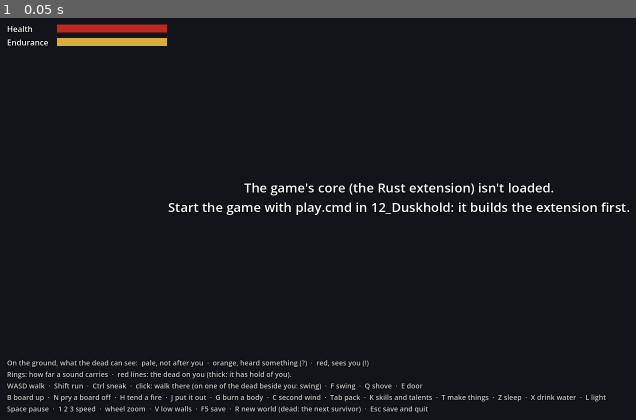
Above: before the commit, frame 1.
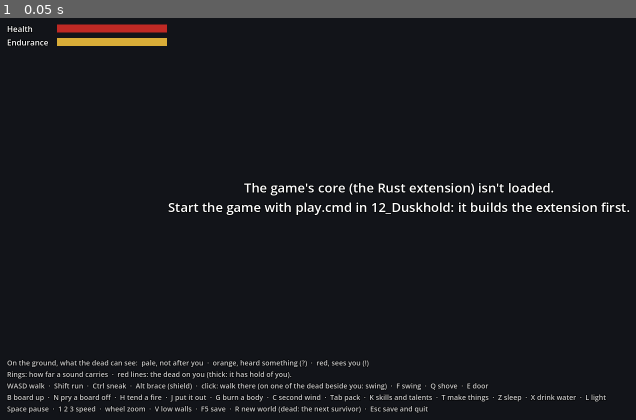
Above: after the commit, the same moment.

Repository: Mossenheimen/Duskhold
Game: Godot game, scene res://main.tscn
Same seed, same stepped clock (60 frames per second), same inputs: the game is played once before the commit and once after it.
Inputs:
- Up to frame 1 (0.05 s): no input

The runs differ from the first frame. In frame 1, 0.5% of the frame differs, in the area x 21-77%, y 90-93%.

Commit message:
Duskhold: shields
A shield is carried on the off arm, where a light would be held up, so
it's a shield or a torch. Hold Alt to brace behind it: slower, no
running, and a blow from ahead may be blocked (no wound, no hold) for
breath and wear; it breaks when worn through. A shove with a shield on
your arm is a bash that knocks down more often. Shield, the ninth skill,
learns from both and blocks more often. A wooden buckler is made from
planks and nails, or found in sheds; a better heater shield lies in the
tombs. Save format v19.

Co-Authored-By: Claude Opus 5.5 <noreply@anthropic.com>

Diff:
--- a/client/bag.gd
+++ b/client/bag.gd
@@ -20,6 +20,7 @@
 const LIGHT := 5
 const CURE := 6
 const OIL := 7
+const SHIELD := 8
 ## Numbers a stack takes, and a container's header, in DuskWorld's arrays.
 const STACK := 4
 const HEADER := 5
@@ -102,7 +103,8 @@
 	var coins: int = _dusk.coins()
 	var labels: PackedStringArray = _dusk.character_labels()
 	var rarity: PackedInt32Array = _dusk.character_rarity()
-	var pack := [hands, items, carried, light, stash, counter, coins, labels, rarity]
+	var shield: PackedInt32Array = _dusk.character_shield()
+	var pack := [hands, items, carried, light, stash, counter, coins, labels, rarity, shield]
 	if pack != _shown_pack:
 		_shown_pack = pack
 		_draw_pack(hands, items, carried, light, stash, counter, coins)
@@ -181,6 +183,10 @@
 	if light.size() >= 2:
 		var row := _row(_pack, "Held up: %s, lit (%d%% left)" % [_name(light[0]), roundi(light[1] / 10.0)])
 		_button(row, "Put out", func() -> void: _dusk.douse())
+	var shield: PackedInt32Array = _dusk.character_shield()
+	if shield.size() >= 2:
+		var row := _row(_pack, "On your arm: %s (%d%%)  ·  Alt to brace" % [_name(shield[0]), roundi(shield[1] / 10.0)])
+		_button(row, "Put away", func() -> void: _dusk.unshield())
 	var slot := -1
 	for i in range(0, items.size(), STACK):
 		slot += 1
@@ -196,6 +202,8 @@
 		match _kind(def):
 			WEAPON:
 				_button(row, "Wield", func() -> void: _wield(slot, def))
+			SHIELD:
+				_button(row, "Take up", func() -> void: _dusk.wield(slot, def))
 			BANDAGE:
 				_button(row, "Use", func() -> void: _dusk.use_item(slot, def))
 			FOOD:
--- a/client/hud.gd
+++ b/client/hud.gd
@@ -6,7 +6,7 @@
 const LINE_LIFE := 6.0  # seconds a line of news stays
 const FLASH_LIFE := 0.6
 
-const CONTROLS := "WASD walk  ·  Shift run  ·  Ctrl sneak  ·  click: walk there (on one of the dead be …(391 unchanged characters)…
+const CONTROLS := "WASD walk  ·  Shift run  ·  Ctrl sneak  ·  Alt brace (shield)  ·  click: walk there (on one of the dead be …(391 unchanged characters)…
 const LEGEND := "On the ground, what the dead can see:  pale, not after you  ·  orange, heard something (?)  ·  red, sees you (!)\nRings: how far a sound carries  ·  red lines: the dead on you (thick: it has hold of you)."
 
 ## The moodles, by DuskWorld.character_moodles() code: a name for each level, what it does to
@@ -46,6 +46,7 @@
 		["your aim, and how far you see, a little worse  ·  dress it: Tab",
 			"your aim and how far you see, worse  ·  dress it: Tab"], 0],
 	[["Sneaking"], ["slower, quieter, seen only from nearer  ·  from behind, a sneak attack  ·  Ctrl to stand"], -1],
+	[["Bracing"], ["blows from ahead may be blocked, for breath  ·  slower, no running  ·  let go of Alt"], -1],
 ]
 const SEVERITY: Array[Color] = [Color(0.95, 0.85, 0.45), Color(1.0, 0.6, 0.25), Color(1.0, 0.3, 0.25)]
 const RESTFUL := Color(0.6, 0.72, 1.0)
@@ -155,7 +156,7 @@
 		dead = "  ·  the dead %d%%" % roundi(pressure[0] / 10.0)
 	var weather: String = ["", "  ·  rain", "  ·  heavy rain"][clampi(rain, 0, 2)]
 	var inside := "" if place.is_empty() else "  ·  in %s" % place
-	_state.text = "DUSKHOLD  ·  new: sneaking\n%s%s%s  ·  Seed %d  ·  %d×%s%s" % [
+	_state.text = "DUSKHOLD  ·  new: shields\n%s%s%s  ·  Seed %d  ·  %d×%s%s" % [
 		time_of_day(clock), inside, weather, world_seed, speed, dead, _countdown(tolling)]
 	_paused.visible = paused
 
--- a/client/main.gd
+++ b/client/main.gd
@@ -11,7 +11,7 @@
 ## --shot=PATH save a picture after --shot-after=SECONDS (default 3) and quit;
 ## --do=S:ACTION,... press swing, shove, door, struggle, drop (the first thing in the pack),
 ## logs (take what's kept by the fire beside you), fire (tend it), smother, sleep, drink (from
-## water), light, skills (the panel), board or unboard S real seconds in;
+## water), light, skills (the panel), board or unboard, sneak, shield (take one up), brace S real seconds in;
 ## --news print the news too (for --headless); --hour=H start at that hour of the day;
 ## --save=PATH carry on from that save if it's there, and save to it.
 ##
@@ -123,6 +123,7 @@
 const CRAFTED := 80
 const BROKE_DOWN := 81
 const SNEAK_ATTACK := 83
+const BLOCKED := 85
 ## Rain streaks falling round the camera, by DuskWorld.rain() (dry, rain, heavy).
 const RAIN_DROPS := [0, 700, 1800]
 ## What your own timed actions are called, by DuskWorld.actor_actions() kind (5 on).
@@ -183,6 +184,7 @@
 var dread_told := {}  # when the news last told each level of dread, in seconds played
 var balked_at := -100.0  # when the news last said you balked, in seconds played
 var resisted_at := -100.0  # when the news last told of a blow on bone, in seconds played
+var blocked_at := -100.0  # when the news last told of a block, in seconds played
 var seen := PackedByteArray()  # per actor, whether you see it (DuskWorld.actor_seen())
 var actors: Array = []  # an ActorView per actor, in the core's order
 var me := -1  # the character's index in the actor arrays
@@ -473,6 +475,10 @@
 		craft.toggle()
 	elif event.is_action_pressed("sneak") and not dead:
 		dusk.set_sneaking(not dusk.is_sneaking())
+	elif event.is_action_pressed("brace") and not dead:
+		_brace(true)
+	elif event.is_action_released("brace"):
+		_brace(false)
 	elif event.is_action_pressed("low_walls"):
 		low_walls = not low_walls
 		map_view.set_low_walls(low_walls)
@@ -824,7 +830,10 @@
 					hud.say("You dropped %s." % _items(extra))
 			WIELDED:
 				if who == me:
-					hud.say("You took the %s in hand." % _item_name(extra))
+					var kinds: PackedInt32Array = dusk.item_kinds()
+					var shield := extra < kinds.size() and kinds[extra] == 8
+					hud.say(("You took up the %s on your arm. Hold Alt to brace behind it." if shield
+						else "You took the %s in hand.") % _item_name(extra))
 			WEAPON_BROKE:
 				if who == me:
 					hud.say("Your %s broke!" % _item_name(extra))
@@ -988,6 +997,10 @@
 			RISEN:
 				# Your old body: you'd want to know, seen or not.
 				hud.say("Midnight. %s's body rises as a revenant, in the gear it fell in." % dusk.actor_name(who))
+			BLOCKED:
+				if who == me and played - blocked_at > 3.0:
+					blocked_at = played
+					hud.say("You take the blow on your shield.")
 			SNEAK_ATTACK:
 				if who == me:
 					hud.say("A sneak attack! %s never knew you were there." % _a(target))
@@ -1043,6 +1056,14 @@
 						hud.say("The blow shatters bone!")
 					else:
 						hud.say("Your blow glances off the bones. Something blunt would shatter them.")
+
+
+## Alt, held: brace behind your shield (none on your arm, and the news says so).
+func _brace(on: bool) -> void:
+	if on and dusk.character_shield().size() < 2:
+		hud.say("You've no shield on your arm to brace behind. Take one up (Tab).")
+		return
+	dusk.set_bracing(on)
 
 
 ## Your dread reached a new level (the core's DREAD news): told as it rises, and when it lets go.
@@ -1384,6 +1405,7 @@
 		"smother_fire": [KEY_J],
 		"craft": [KEY_T],
 		"sneak": [KEY_CTRL],
+		"brace": [KEY_ALT],
 		"restart": [KEY_R],
 		"save": [KEY_F5],
 		"quit": [KEY_ESCAPE],
@@ -1472,6 +1494,15 @@
 				dusk.break_down()
 			"sneak":
 				dusk.set_sneaking(not dusk.is_sneaking())
+			"shield":  # take up the first shield in the pack
+				var items: PackedInt32Array = dusk.character_items()
+				var kinds: PackedInt32Array = dusk.item_kinds()
+				for k in range(0, items.size() - 3, 4):
+					if items[k] < kinds.size() and kinds[items[k]] == 8:
+						dusk.wield(k / 4, items[k])
+						break
+			"brace":
+				_brace(true)
 			"save":
 				_save("Saved.")
 			"board":
Not shown, changed: ARCHITECTURE.md
Not shown, changed: CLAUDE.md
Not shown, changed: CONCEPT.md
Not shown, changed: crates/dusk-cli/src/main.rs
Not shown, changed: crates/dusk-core/src/actor.rs
Not shown, changed: crates/dusk-core/src/combat.rs
Not shown, changed: crates/dusk-core/src/hash.rs
Not shown, changed: crates/dusk-core/src/items.rs
Not shown, changed: crates/dusk-core/src/legacy.rs
Not shown, changed: crates/dusk-core/src/lib.rs
Not shown, changed: crates/dusk-core/src/light.rs
Not shown, changed: crates/dusk-core/src/needs.rs
(and 11 more such lines)
